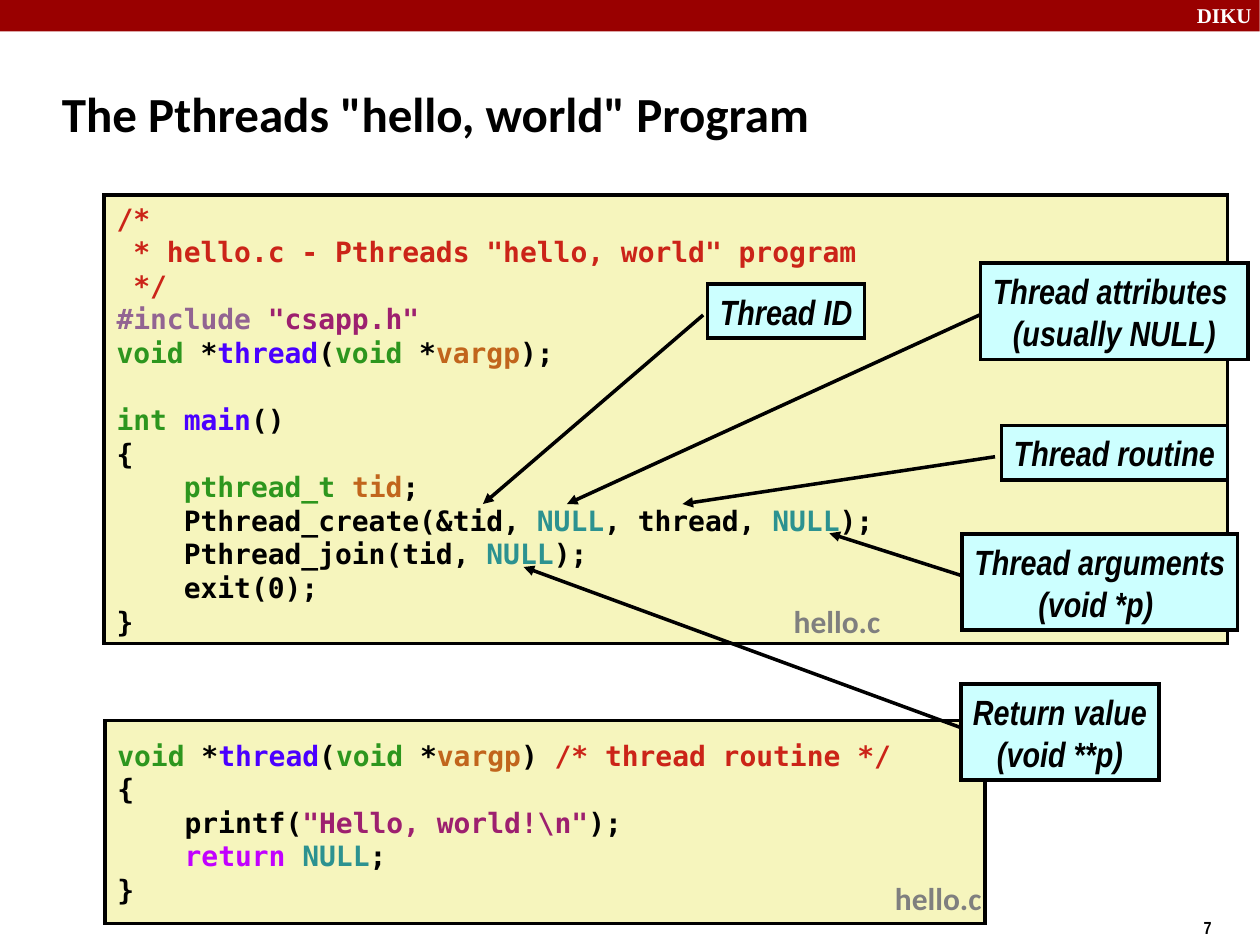
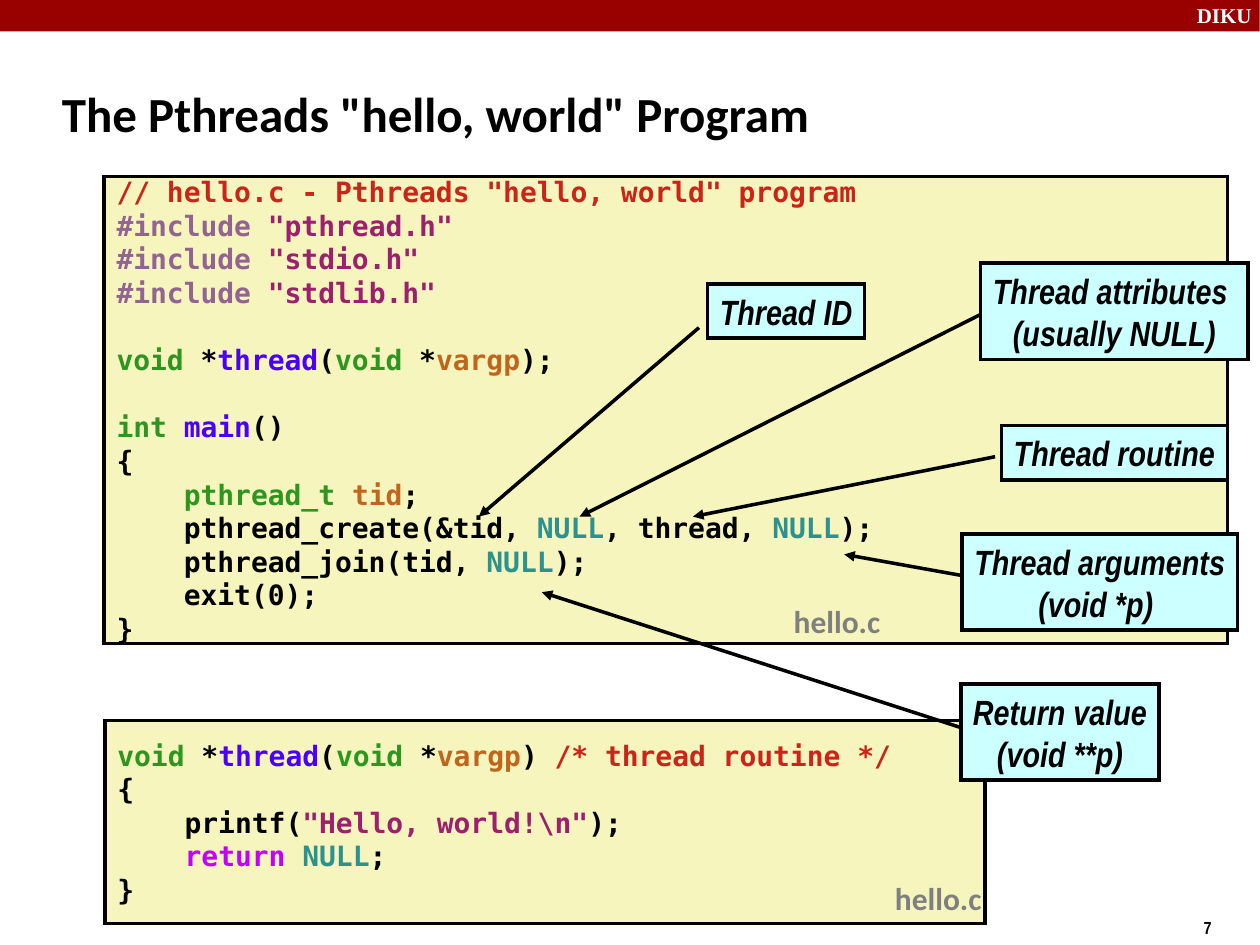
Before and after one commit to diku-dk/hpps-e2023-pub, a slide deck: slide 7 of material/6-l-2/concurrent programming II.odp. Drawn at 1260x945 pixels with LibreOffice and Linux fonts; fonts in the diff are those of the drawing. Boxes give left, top, right and bottom in pixels: in the first picture for what was removed or moved away, otherwise in the second. Text is boxed around its words. In the diff, an @@ line names an element or a change of style, - is before the commit and + after.

```diff
--- a/material/6-l-2/concurrent programming II.odp
+++ b/material/6-l-2/concurrent programming II.odp
@@ rectangle "// hello.c - Pthreads "hello, ..." resized from (x1=105, y1=195, x2=1227, y2=644) to (x1=105, y1=176, x2=1227, y2=644) @@
@@ text in rectangle at (x1=117, y1=180, x2=857, y2=304): text changed @@
-/*
-* hello.c - Pthreads "hello, world" program
-*/
-#include "csapp.h"
+// hello.c - Pthreads "hello, world" program
+#include "pthread.h"
+#include "stdio.h"
+#include "stdlib.h"
@@ arrow moved from (703, 315) - (483, 504) to (699, 328) - (479, 517) @@
@@ arrow moved from (979, 315) - (567, 504) to (979, 315) - (580, 517) @@
@@ arrow moved from (995, 456) - (683, 504) to (995, 456) - (693, 517) @@
@@ text in rectangle at (x1=184, y1=516, x2=873, y2=578): text changed @@
-Pthread_create(&tid, NULL, thread, NULL);
-Pthread_join(tid, NULL);
+pthread_create(&tid, NULL, thread, NULL);
+pthread_join(tid, NULL);
@@ arrow moved from (961, 576) - (829, 533) to (961, 576) - (844, 554) @@
@@ arrow moved from (959, 727) - (524, 567) to (959, 727) - (542, 592) @@
```
Also in this commit, not shown: 9 other slides changed, 10 other files.
